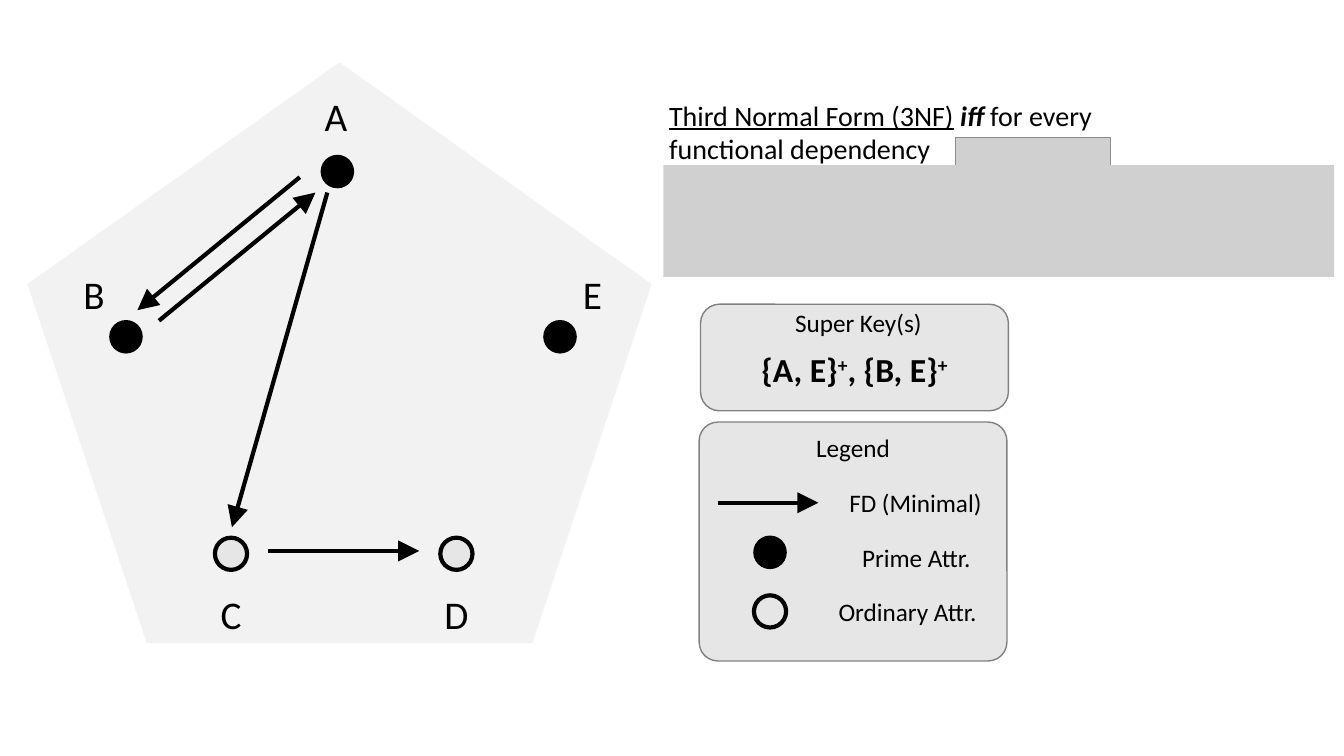
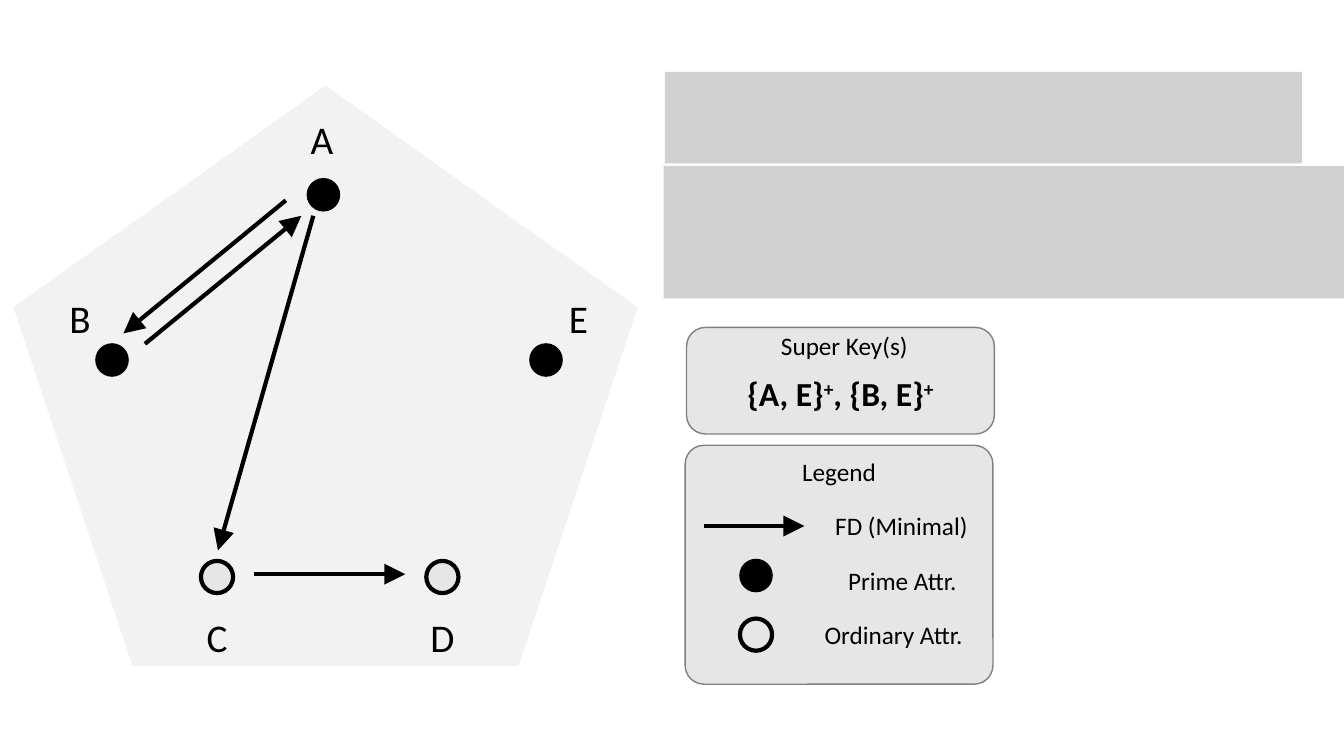
Before and after one commit to mark-h-meng/BT5110-tutorials, a slide deck: slide 7 of src/t5/images/t5.pptx (slide 5 before the commit). Drawn at 1344x756 pixels with LibreOffice and Linux fonts; fonts in the diff are those of the drawing; grey boxes stand for pictures. Boxes give left, top, right and bottom in pixels: in the first picture for what was removed or moved away, otherwise in the second. Text is boxed around its words. In the diff, an @@ line names an element or a change of style, - is before the commit and + after.

```diff
--- a/src/t5/images/t5.pptx
+++ b/src/t5/images/t5.pptx
@@ picture added at (665, 72, 1303, 163) @@
@@ text removed at (669, 105, 1092, 166) @@
-Third Normal Form (3NF) iff for every functional dependency
@@ picture removed at (956, 138, 1111, 174) @@
@@ picture: place and size @@
-picture at (663, 165, 1335, 277)
+picture at (663, 166, 1344, 298)
@@ 11 texts, 7 ellipses, 5 arrows, 2 rounded rectangles, 1 pentagon: place and size @@
-11 texts, 7 ellipses, 5 arrows, 2 rounded rectangles, 1 pentagon at (27, 63, 1008, 661)
+11 texts, 7 ellipses, 5 arrows, 2 rounded rectangles, 1 pentagon at (13, 86, 994, 685)
```
Also in this commit, not shown: 3 other slides changed, 6 slides added, 14 other files.
